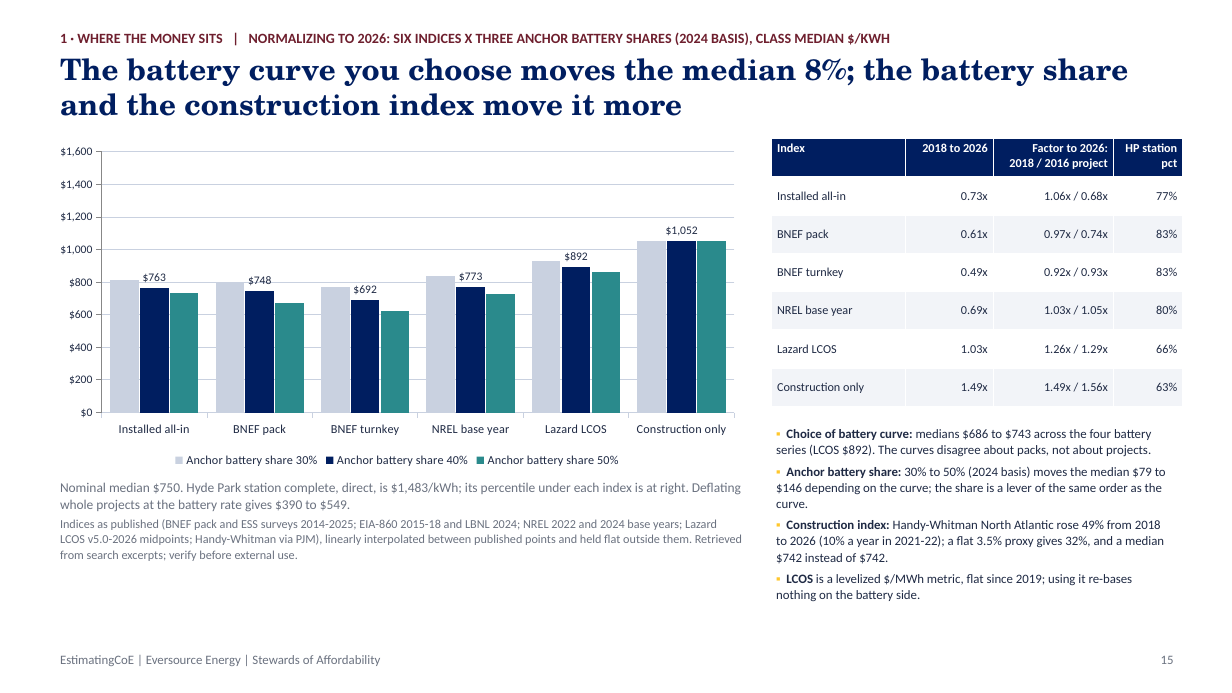
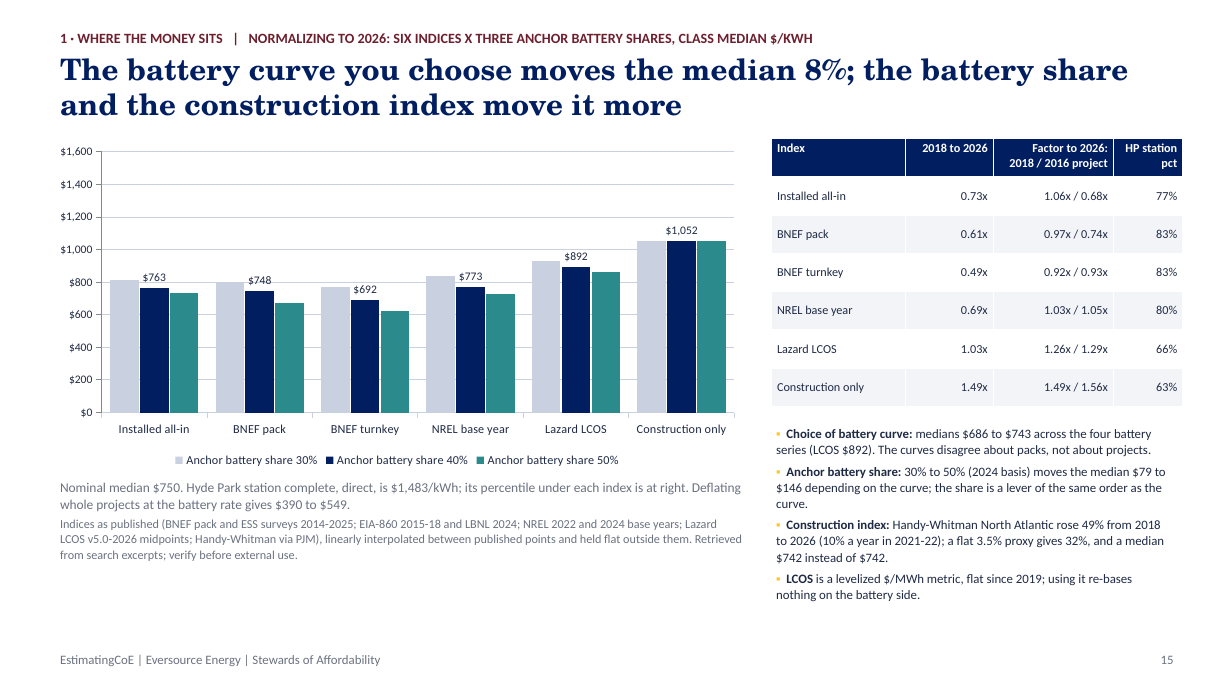
Before and after one commit to gbassaragh/BESS, a slide deck: slide 15 of Hyde Park BESS/6) Cost Analysis Deliverables/Hyde Park BESS - Cost Analysis Deck.pptx. Drawn at 1232x693 pixels with LibreOffice and Linux fonts; fonts in the diff are those of the drawing. Boxes give left, top, right and bottom in pixels: in the first picture for what was removed or moved away, otherwise in the second. Text is boxed around its words. In the diff, an @@ line names an element or a change of style, - is before the commit and + after.

```diff
--- a/Hyde Park BESS/6) Cost Analysis Deliverables/Hyde Park BESS - Cost Analysis Deck.pptx
+++ b/Hyde Park BESS/6) Cost Analysis Deliverables/Hyde Park BESS - Cost Analysis Deck.pptx
@@ text at <box>60,33,813,45</box>: text changed @@
-1 · WHERE THE MONEY SITS | NORMALIZING TO 2026: SIX INDICES X THREE ANCHOR BATTERY SHARES (2024 BASIS), CLASS MEDIAN $/KWH
+1 · WHERE THE MONEY SITS | NORMALIZING TO 2026: SIX INDICES X THREE ANCHOR BATTERY SHARES, CLASS MEDIAN $/KWH
```
Also in this commit, not shown: 4 other slides changed, 2 other files.
